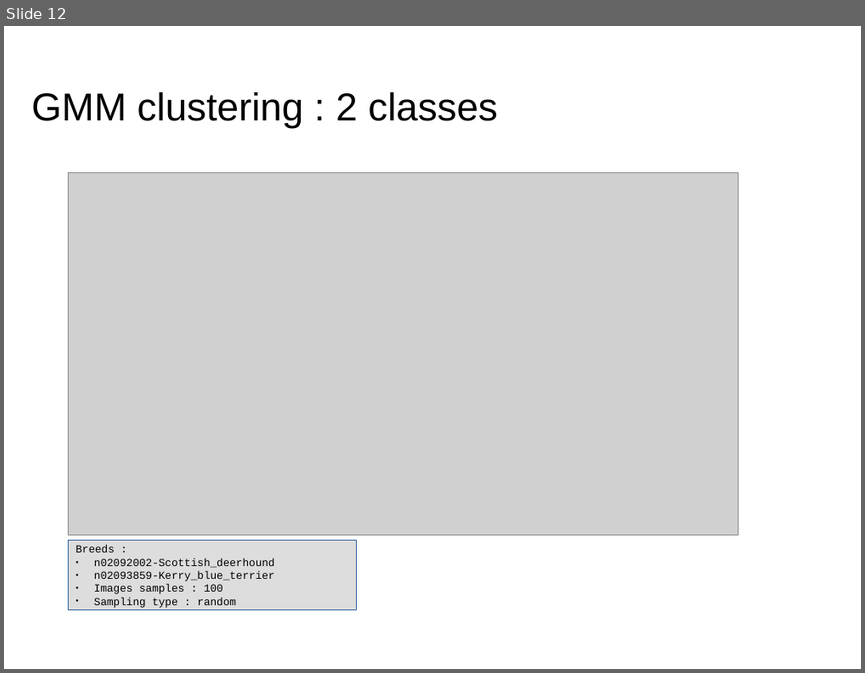
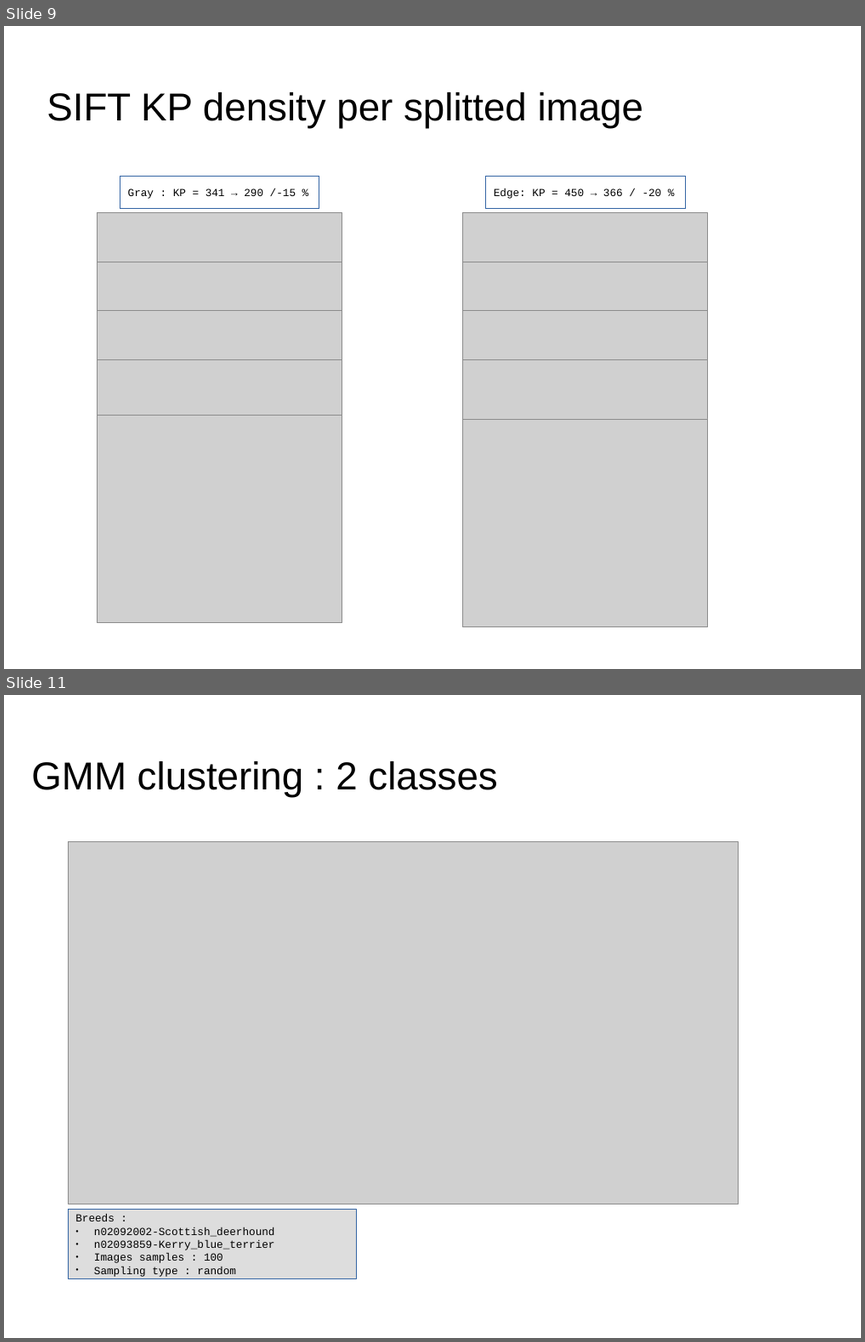
Before and after one commit to dataforcast/OC_Datascientist, a slide deck: P7/report/Openclassrooms_ParcoursDatascientist_P7-V1.odp. Shown one above the other, each under a label of ours: slide 12 before the commit, slides 9 and 11 after it; the slides between them are not shown. The pictures are 865x673 and 865x1342 pixels, drawn with LibreOffice and Linux fonts; fonts in the diff are those of the drawing; grey boxes stand for pictures; background and template pictures are left out. Boxes give left, top, right and bottom in pixels: in the first picture for what was removed or moved away, otherwise in the second. Text is boxed around its words. In the diff, an @@ line names an element or a change of style, - is before the commit and + after.

```diff
--- a/P7/report/Openclassrooms_ParcoursDatascientist_P7-V1.odp
+++ b/P7/report/Openclassrooms_ParcoursDatascientist_P7-V1.odp
@@ slide 9 added at (x1=4, y1=26, x2=861, y2=669), background picture (left out) @@
@@ title added at (x1=46, y1=92, x2=643, y2=129), 36 pt, text #000000 @@
+SIFT KP density per splitted image
@@ rectangle added at (x1=120, y1=176, x2=319, y2=209), outline #3465A4 0 pt, 10 pt, text #000000 @@
+Gray : KP = 341 → 290 /-15 %
@@ rectangle added at (x1=486, y1=176, x2=685, y2=209), outline #3465A4 0 pt, 10 pt, text #000000 @@
+Edge: KP = 450 → 366 / -20 %
@@ group added at (x1=98, y1=213, x2=342, y2=421): 4 pictures @@
@@ group added at (x1=464, y1=213, x2=709, y2=421): 4 pictures @@
@@ picture added at (x1=98, y1=414, x2=342, y2=623) @@
@@ picture added at (x1=464, y1=419, x2=709, y2=627) @@
@@ what was slide 12 is now slide 11 @@
```
Also in this commit, not shown: 9 slides changed, 7 other slides added, 2 slides removed, 7 other files.
